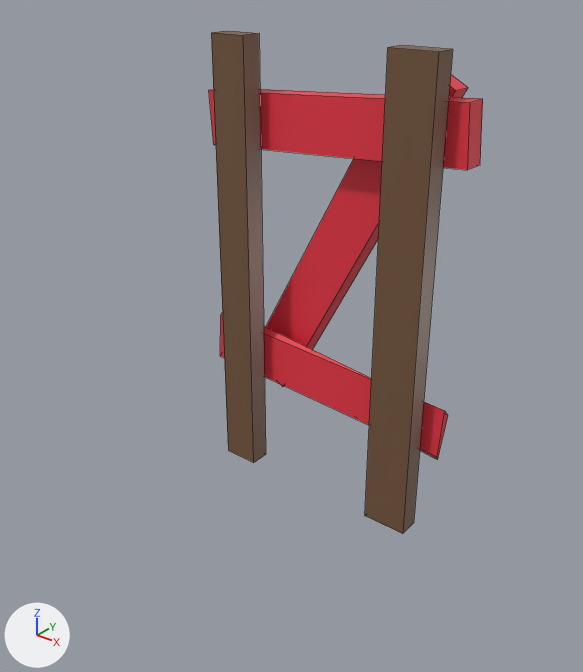
The Blender file assets/models/ObstaclesModel.blend as it was, and as the next commit left it.
One viewpoint serves both versions: a 50 mm lens placed at (1.64, -2.26, 2.01), pointed at (-0.06, -0.14, 0.69). The lights are fixed; the arrows at lower left show +X, +Y and +Z. Mesh edges are drawn as thin lines.

Objects in the first picture: 'ObstacleBlockModel'.
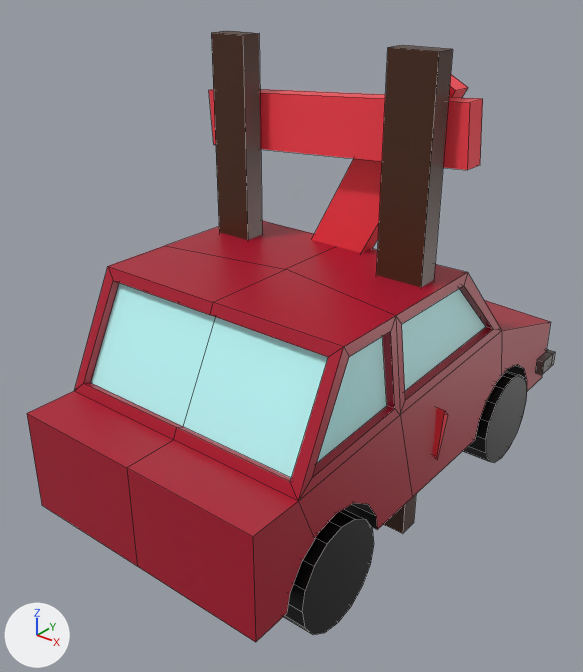
Location of each change, (x1, y1, x2, y2) in pixels of the pictures (583 x 672 px):
'ObstacleCarModel', shown (red): after (27, 221, 555, 642)
'ObstacleBlockModel', surface changed: (209, 31, 483, 534) in both

Patch to the scene script:
```diff
--- a/assets/models/ObstaclesModel.blend.py
+++ b/assets/models/ObstaclesModel.blend.py
@@ ob_obstaclecarmodel @@
 _m = ob_obstaclecarmodel.modifiers.new('Mirror', 'MIRROR')
 _m.use_clip = True
-ob_obstaclecarmodel.hide_set(True)
```
